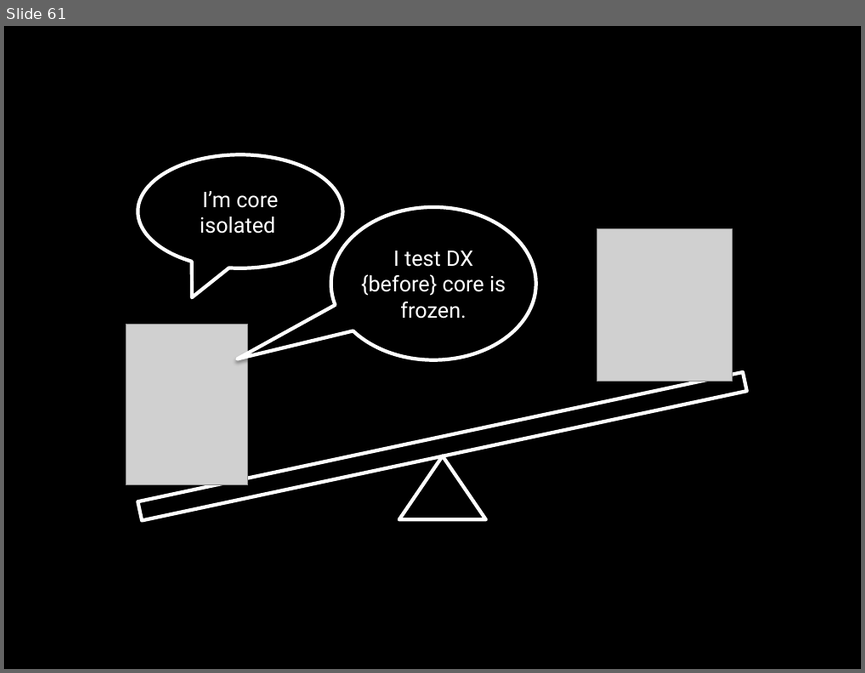
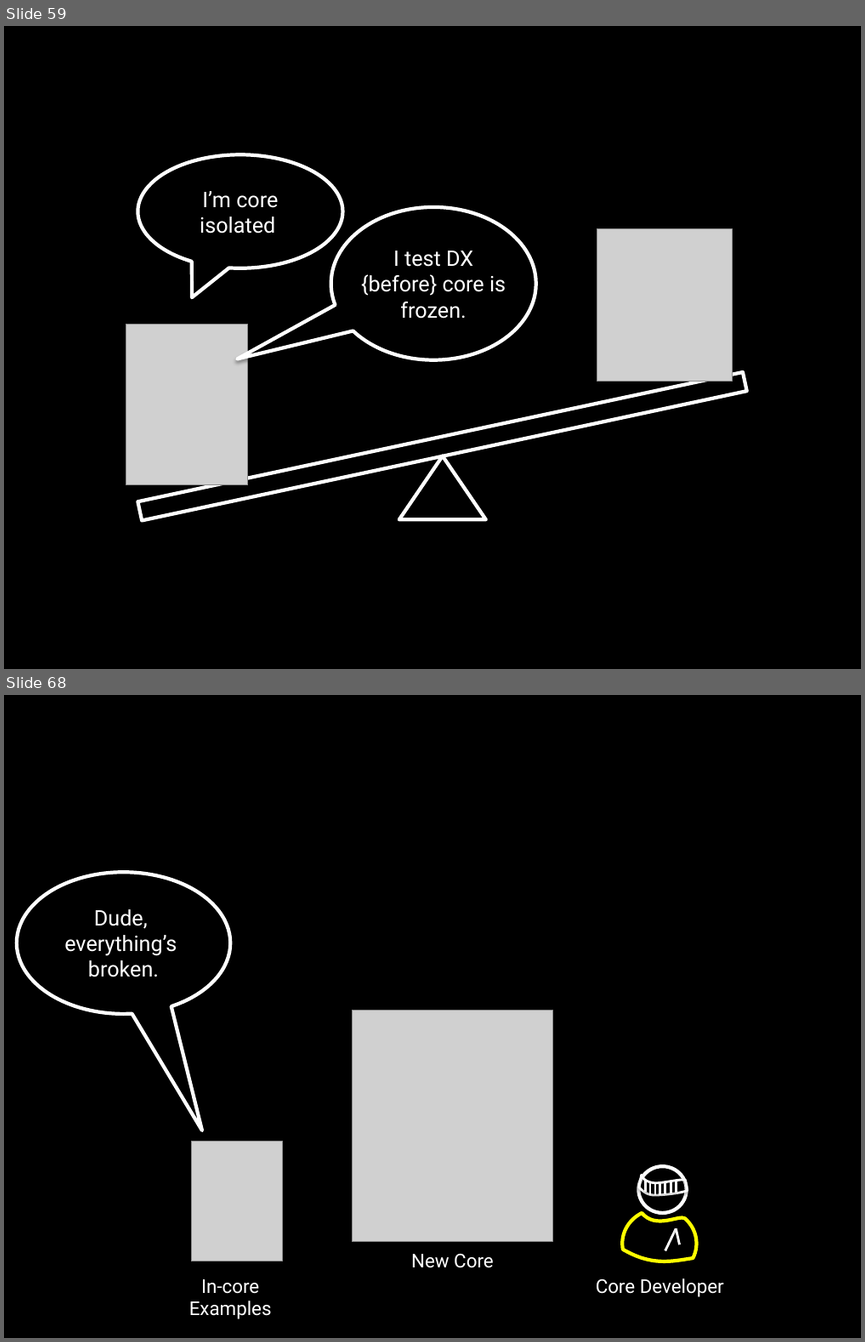
Before and after one commit to socketwench/exampleModuleAintCore, a slide deck: src/exampleModuleAintCore.pptx. Shown one above the other, each under a label of ours: slide 61 before the commit, slides 59 and 68 after it; the slides between them are not shown. The pictures are 865x673 and 865x1342 pixels, drawn with LibreOffice and Linux fonts; fonts in the diff are those of the drawing; grey boxes stand for pictures. Boxes give left, top, right and bottom in pixels: in the first picture for what was removed or moved away, otherwise in the second. Text is boxed around its words. In the diff, an @@ line names an element or a change of style, - is before the commit and + after.

```diff
--- a/src/exampleModuleAintCore.pptx
+++ b/src/exampleModuleAintCore.pptx
@@ slide 68 added at [4,695,861,1338], background #000000 @@
@@ speech bubble added at [17,873,230,1014], outline #FFFFFF 3 pt, 18 pt, text #FFFFFF @@
+Dude,
+everything’s
+broken.
@@ picture added at [352,1010,552,1242] @@
@@ picture added at [191,1140,282,1261] @@
@@ group added at [623,1166,697,1261]: 9 lines, 2 freeform shapes, 1 ellipse @@
@@ text added at [411,1253,494,1268], 16 pt, text #FFFFFF @@
+New Core
@@ text added at [189,1279,272,1319], 16 pt, text #FFFFFF @@
+In-core Examples
@@ text added at [596,1278,724,1297], 16 pt, text #FFFFFF @@
+Core Developer
@@ what was slide 61 is now slide 59 @@
```
Also in this commit, not shown: 27 other slides added, 2 slides removed, 39 other files.
